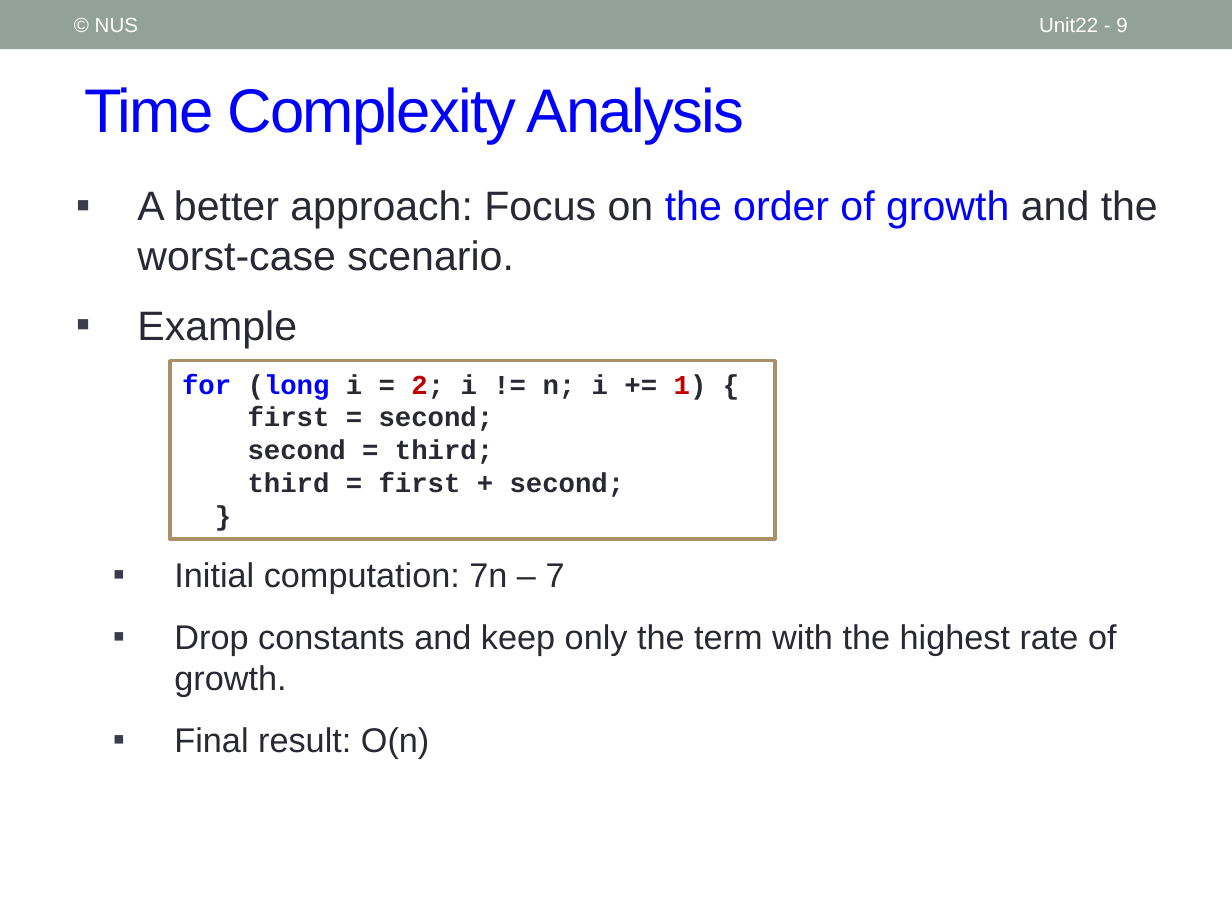
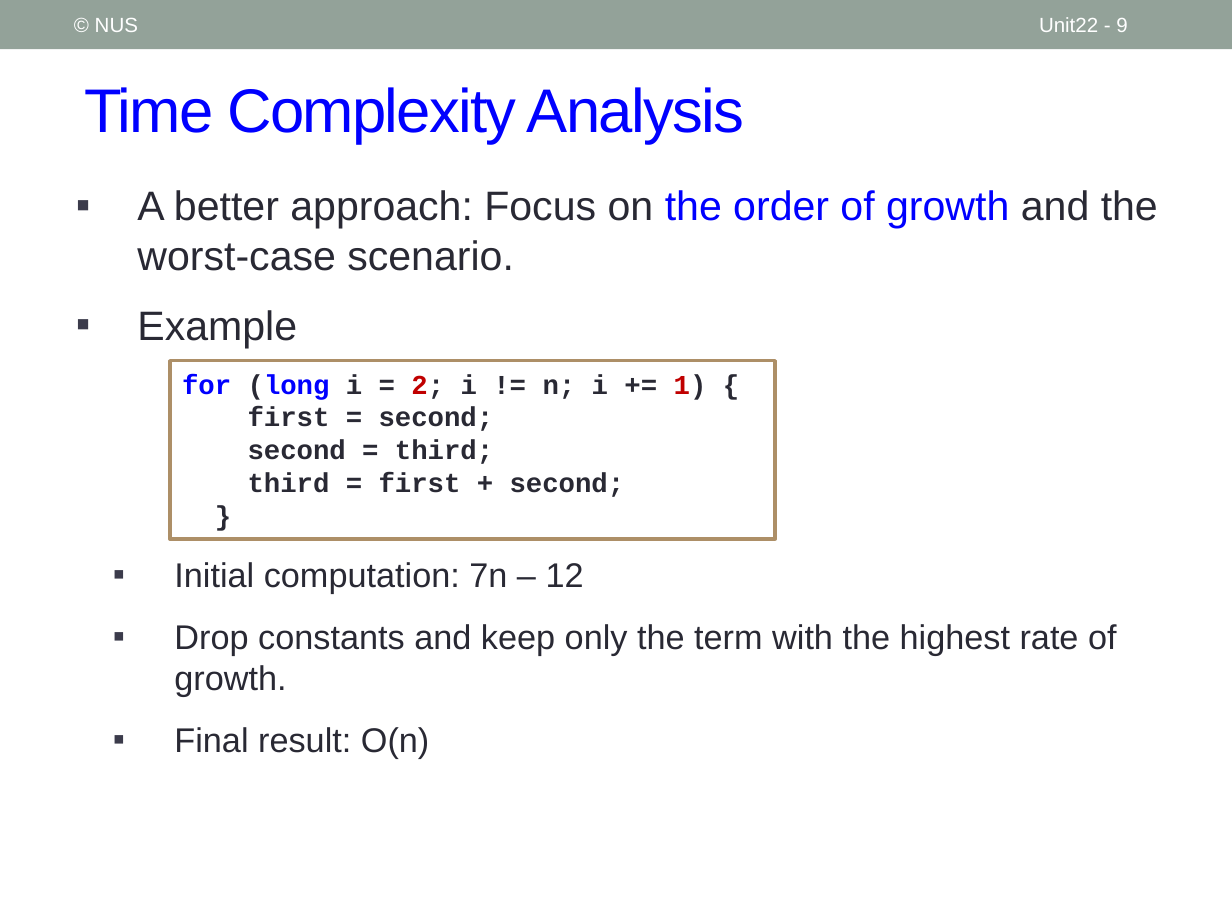
Before and after one commit to nus-cs1010-2021-s2/website, a slide deck: slide 9 of slides/Unit22_Efficiency.pptx. Drawn at 1232x924 pixels with LibreOffice and Linux fonts; fonts in the diff are those of the drawing. Boxes give left, top, right and bottom in pixels: in the first picture for what was removed or moved away, otherwise in the second. Text is boxed around its words. In the diff, an @@ line names an element or a change of style, - is before the commit and + after.

```diff
--- a/slides/Unit22_Efficiency.pptx
+++ b/slides/Unit22_Efficiency.pptx
@@ text at (x1=174, y1=562, x2=584, y2=594): text changed @@
-  ▪ Initial computation: 7n – 7
+  ▪ Initial computation: 7n – 12
```
Also in this commit, not shown: 2 other slides changed, 5 other files.
